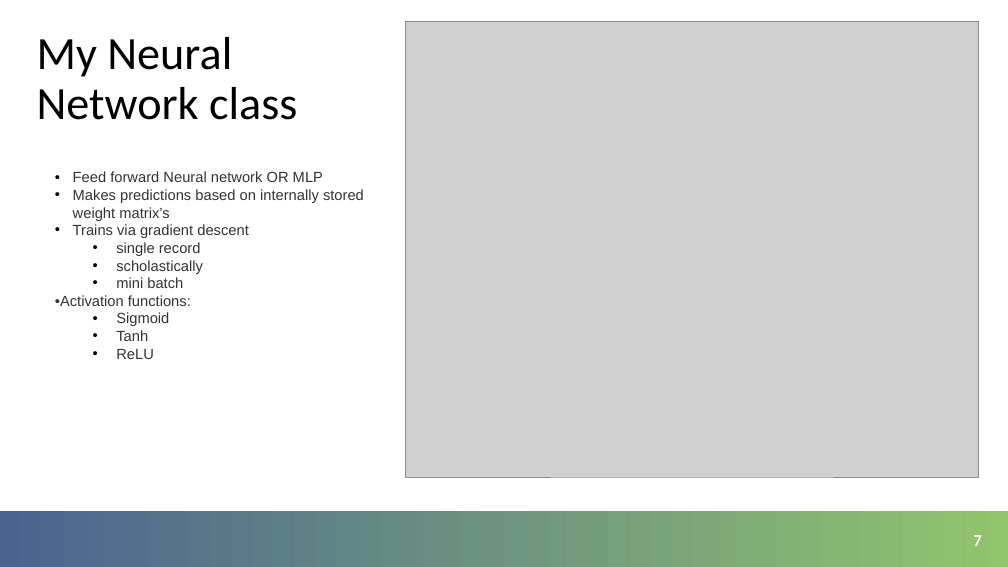
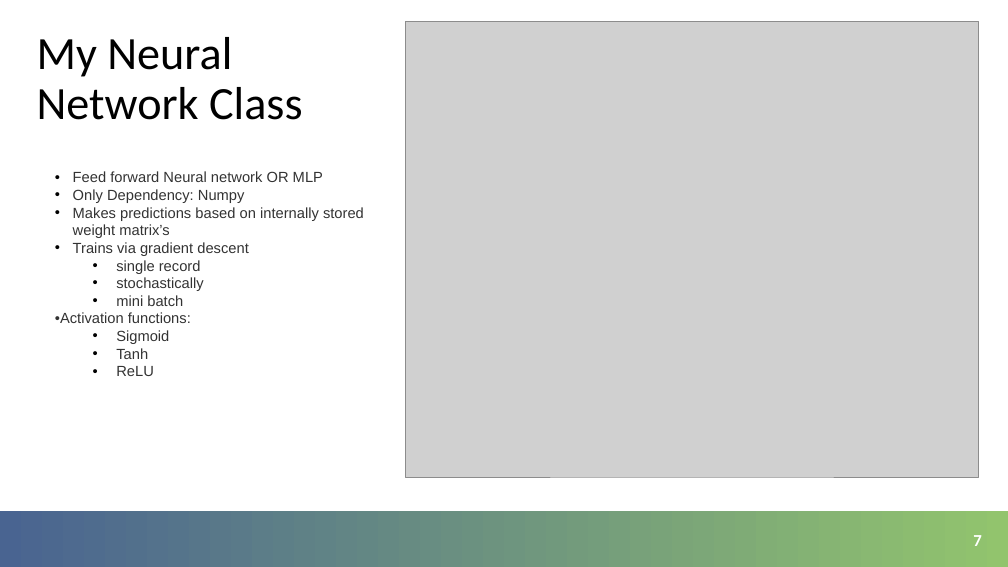
Before and after one commit to jacoblgoodman/Neural_net, a slide deck: slide 7 of presentation/Capstone_presentation_JacobGoodman.pptx. Drawn at 1008x567 pixels with LibreOffice and Linux fonts; fonts in the diff are those of the drawing; grey boxes stand for pictures; background and template pictures are left out. Boxes give left, top, right and bottom in pixels: in the first picture for what was removed or moved away, otherwise in the second. Text is boxed around its words. In the diff, an @@ line names an element or a change of style, - is before the commit and + after.

```diff
--- a/presentation/Capstone_presentation_JacobGoodman.pptx
+++ b/presentation/Capstone_presentation_JacobGoodman.pptx
@@ title at box(37, 37, 302, 120): text changed @@
-My Neural Network class
+My Neural Network Class
@@ text at box(73, 189, 245, 203): paragraph added @@
+• Only Dependency: Numpy
@@ text at box(116, 277, 203, 291): text changed @@
-  • scholastically
+  • stochastically
```
Also in this commit, not shown: 7 other slides changed, 2 other files.
